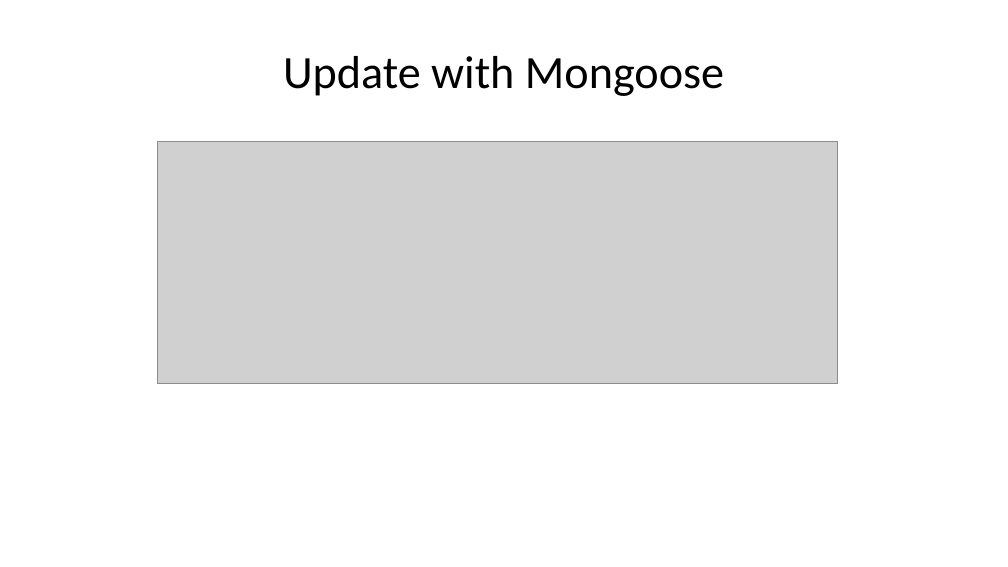
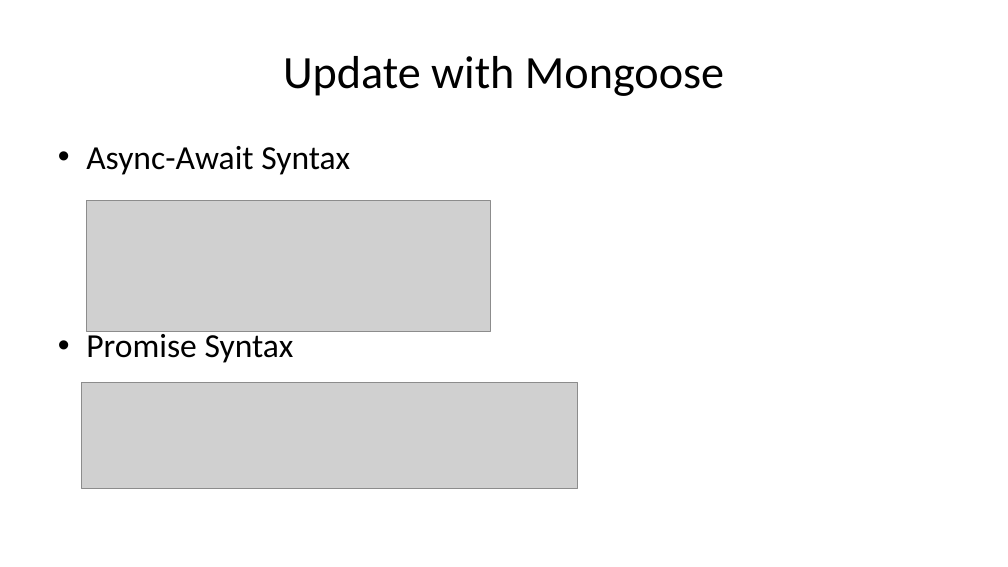
Before and after one commit to diarmuidoconnor/wad2, a slide deck: slide 30 of topic09/talk-0/mongoDB-2020.pptx (slide 29 before the commit). Drawn at 1008x567 pixels with LibreOffice and Linux fonts; fonts in the diff are those of the drawing; grey boxes stand for pictures. Boxes give left, top, right and bottom in pixels: in the first picture for what was removed or moved away, otherwise in the second. Text is boxed around its words. In the diff, an @@ line names an element or a change of style, - is before the commit and + after.

```diff
--- a/topic09/talk-0/mongoDB-2020.pptx
+++ b/topic09/talk-0/mongoDB-2020.pptx
@@ text added at (86, 146, 350, 363), 32 pt, text #000000 @@
+• Async-Await Syntax
+• Promise Syntax
@@ picture removed at (157, 141, 838, 383) @@
@@ picture added at (86, 201, 490, 331) @@
@@ picture added at (82, 383, 578, 488) @@
```
Also in this commit, not shown: 12 other slides changed, 2 slides added, 3 slides removed, 23 other files.
